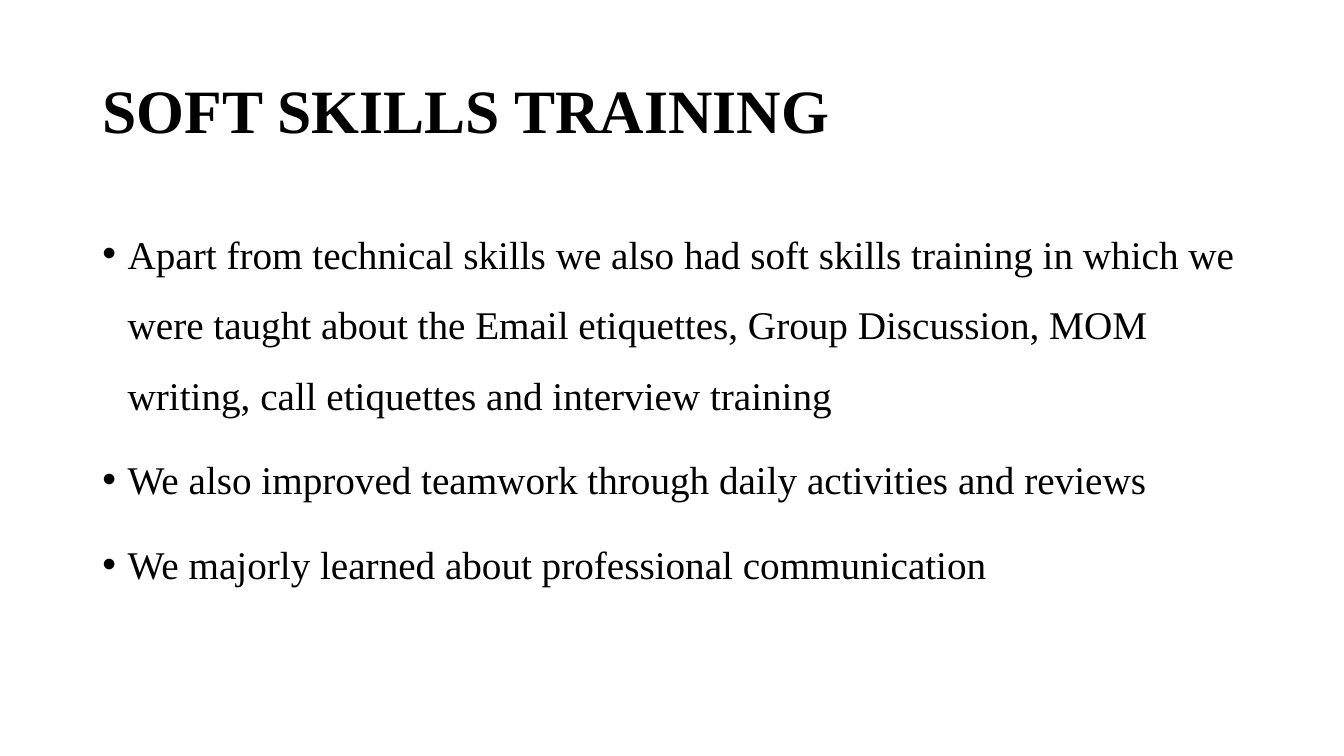
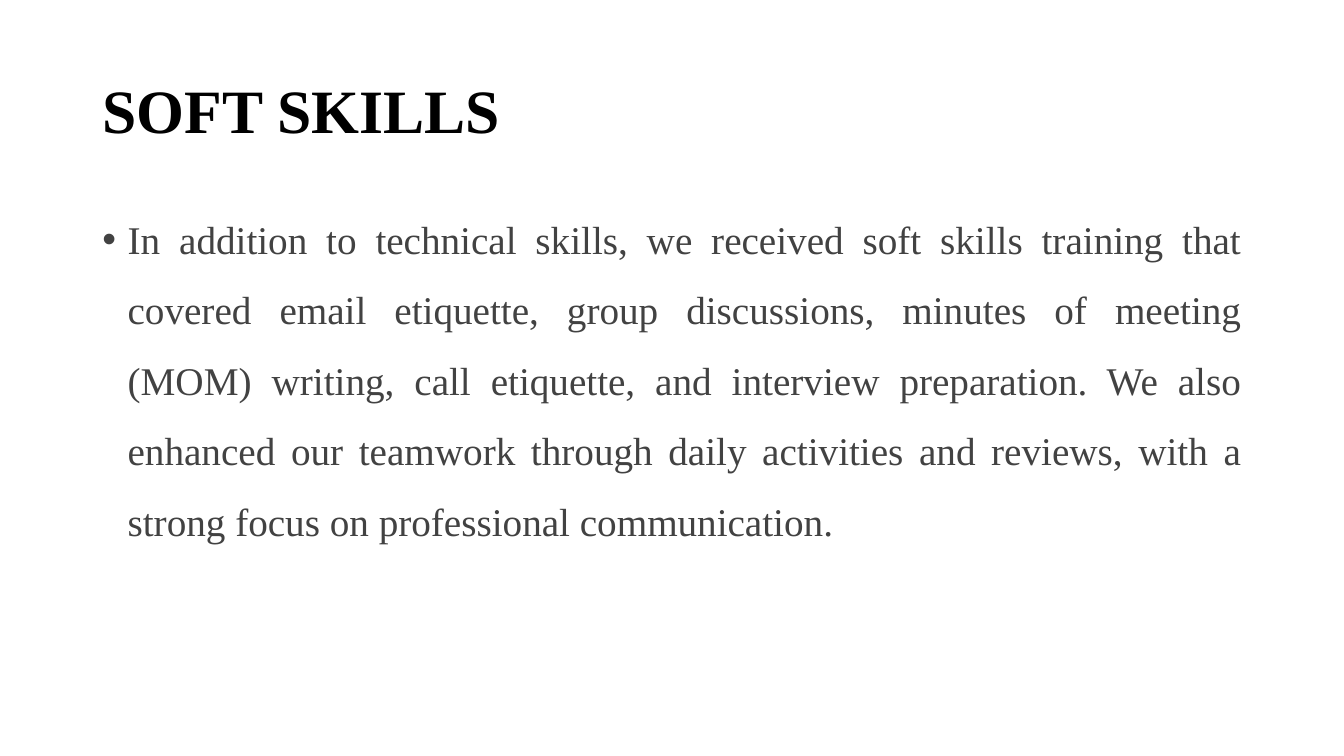
Before and after one commit to hariniariv/Report, a slide deck: slide 18 of ORACLE APEX.pptx. Drawn at 1344x756 pixels with LibreOffice and Linux fonts; fonts in the diff are those of the drawing. Boxes give left, top, right and bottom in pixels: in the first picture for what was removed or moved away, otherwise in the second. Text is boxed around its words. In the diff, an @@ line names an element or a change of style, - is before the commit and + after.

```diff
--- a/ORACLE APEX.pptx
+++ b/ORACLE APEX.pptx
@@ title at [102, 92, 500, 134]: text changed @@
-SOFT SKILLS TRAINING
+SOFT SKILLS
@@ text at [128, 226, 1241, 544]: text changed; text colour #000000 to #424242 @@
-• Apart from technical skills we also had soft skills training in which we were taught about the Email etiquettes, Group Discussion, MOM writing, call etiquettes and interview training
-• We also improved teamwork through daily activities and reviews
-• We majorly learned about professional communication
+• In addition to technical skills, we received soft skills training that covered email etiquette, group discussions, minutes of meeting (MOM) writing, call etiquette, and interview preparation. We also enhanced our teamwork through daily activities and reviews, with a strong focus on professional communication.
```
Also in this commit, not shown: 15 other slides changed, 4 slides added, 5 slides removed.
